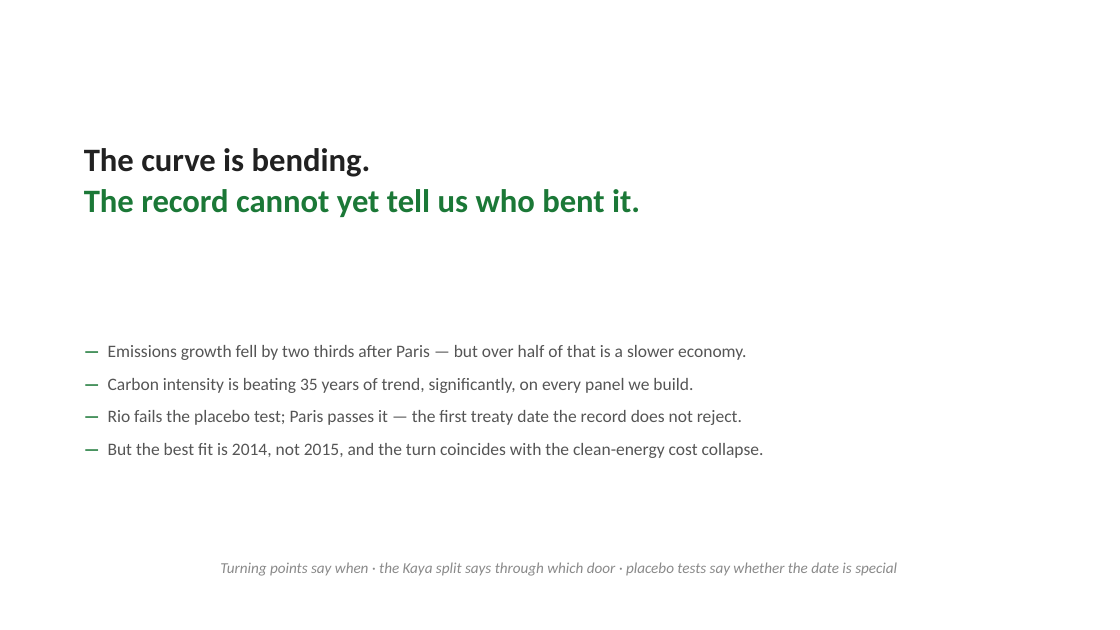
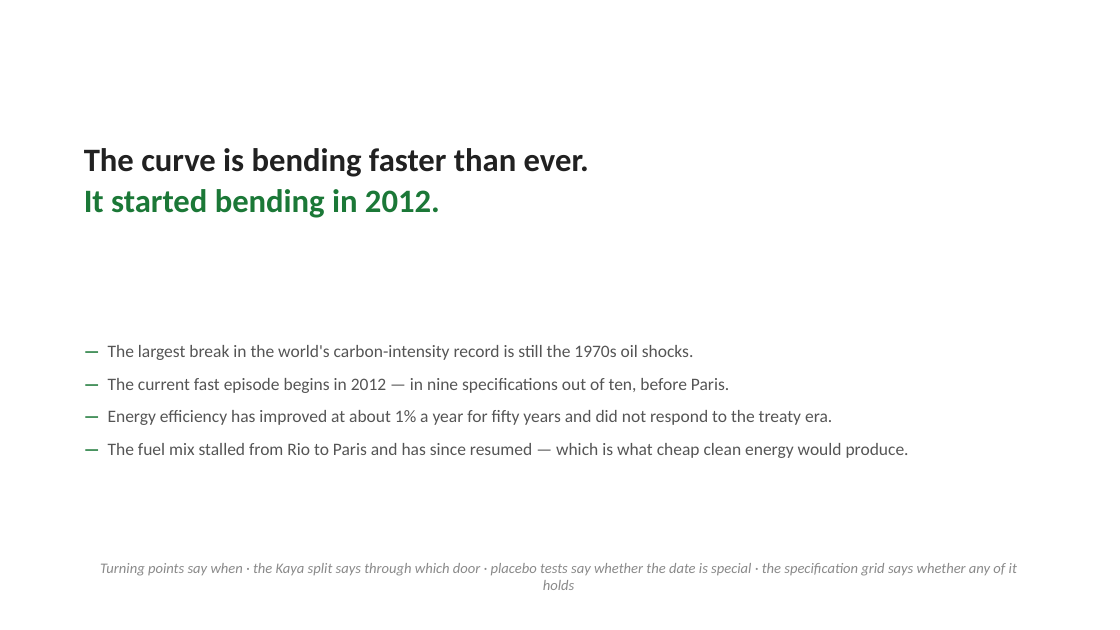
Before and after one commit to cwejnert/HDI-Happiness, a slide deck: slide 11 of carbon_breakpoints_takeaway_figures/paris_at_ten_world_deck.pptx (slide 12 before the commit). Drawn at 1120x630 pixels with LibreOffice and Linux fonts; fonts in the diff are those of the drawing. Boxes give left, top, right and bottom in pixels: in the first picture for what was removed or moved away, otherwise in the second. Text is boxed around its words. In the diff, an @@ line names an element or a change of style, - is before the commit and + after.

```diff
--- a/carbon_breakpoints_takeaway_figures/paris_at_ten_world_deck.pptx
+++ b/carbon_breakpoints_takeaway_figures/paris_at_ten_world_deck.pptx
@@ text at bbox=[84, 148, 589, 218]: text changed; text colour #1B7837 to #212121 @@
-The curve is bending.
-The record cannot yet tell us who bent it.
+The curve is bending faster than ever.
+It started bending in 2012.
@@ text at bbox=[108, 345, 909, 458]: text changed @@
-— Emissions growth fell by two thirds after Paris — but over half of that is a slower economy.
-— Carbon intensity is beating 35 years of trend, significantly, on every panel we build.
-— Rio fails the placebo test; Paris passes it — the first treaty date the record does not reject.
-— But the best fit is 2014, not 2015, and the turn coincides with the clean-energy cost collapse.
+— The largest break in the world's carbon-intensity record is still the 1970s oil shocks.
+— The current fast episode begins in 2012 — in nine specifications out of ten, before Paris.
+— Energy efficiency has improved at about 1% a year for fifty years and did not respond to the treaty era.
+— The fuel mix stalled from Rio to Paris and has since resumed — which is what cheap clean energy would produce.
@@ text at bbox=[100, 563, 1017, 590]: text changed; size 13 to 12.5 pt @@
-Turning points say when · the Kaya split says through which door · placebo tests say whether the date is special
+Turning points say when · the Kaya split says through which door · placebo tests say whether the date is special · the specification grid says whether any of it holds
```
Also in this commit, not shown: 6 other slides changed, 4 slides added, 5 slides removed, 15 other files.
